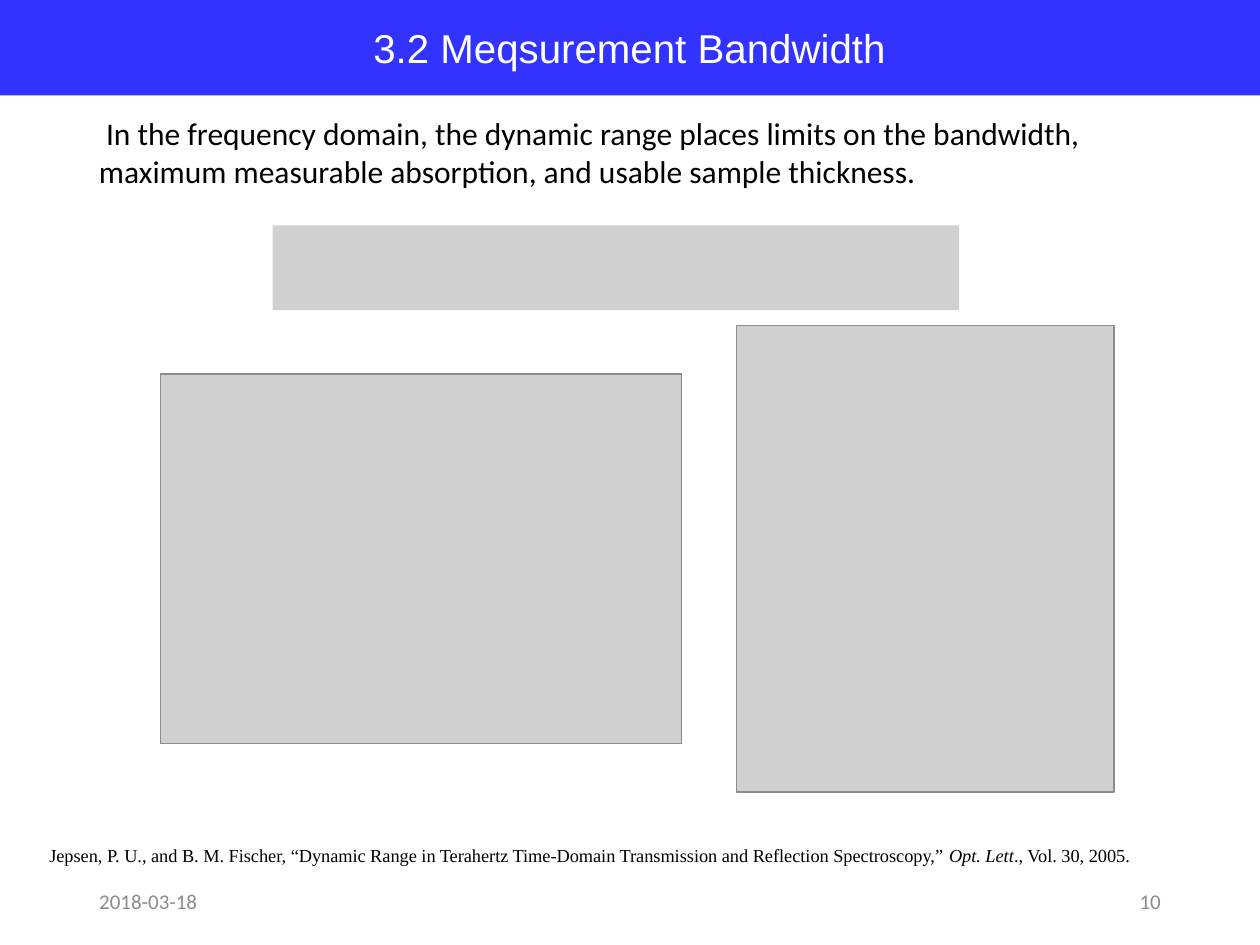
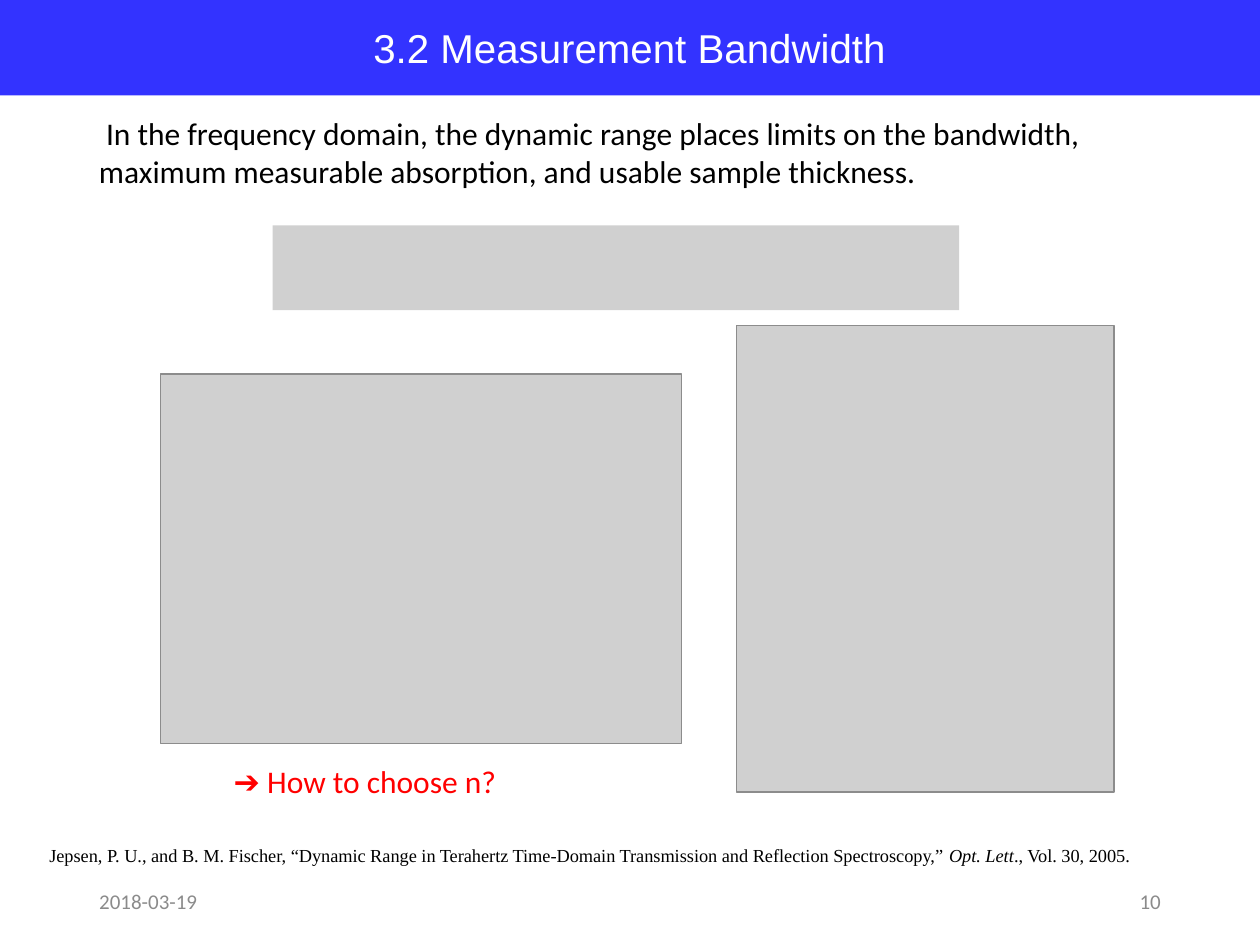
Before and after one commit to jglee96/NBTP_Lab, a slide deck: slide 10 of Terahertz Metrology/Ch3/Terahertz Metrology_Ch3.pptx. Drawn at 1260x945 pixels with LibreOffice and Linux fonts; fonts in the diff are those of the drawing; grey boxes stand for pictures. Boxes give left, top, right and bottom in pixels: in the first picture for what was removed or moved away, otherwise in the second. Text is boxed around its words. In the diff, an @@ line names an element or a change of style, - is before the commit and + after.

```diff
--- a/Terahertz Metrology/Ch3/Terahertz Metrology_Ch3.pptx
+++ b/Terahertz Metrology/Ch3/Terahertz Metrology_Ch3.pptx
@@ text in rectangle at [373,34,886,64]: text changed @@
-3.2 Meqsurement Bandwidth
+3.2 Measurement Bandwidth
@@ text added at [267,771,496,794], 18 pt, text #FF0000 @@
+➔ How to choose n?
@@ text at [99,895,197,909]: text changed @@
-2018-03-18
+2018-03-19
```
Also in this commit, not shown: 18 other slides changed, 1 slide removed, 6 other files.
